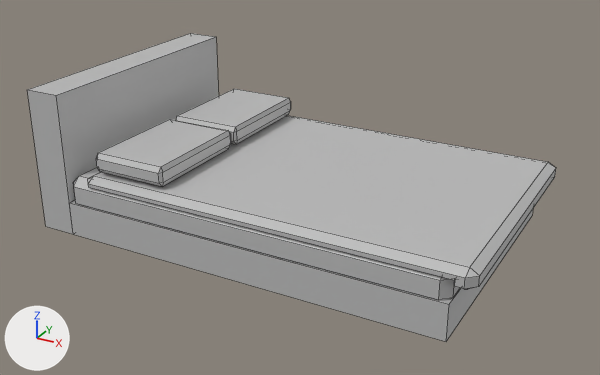
The FBX model A Few More Steps HR/Assets/Models/Home/Bed.fbx, before and after one commit.
Both versions are drawn from a 50 mm camera at (4.41, -7.28, 4.67) aimed at (-0.13, 0.98, 0.54). Every picture has the same lights, and +X, +Y and +Z are marked at lower left. Mesh edges are drawn as thin lines. Where no turn or scale is listed for an object, it has been applied to the vertices.

In view in the first picture: 'Bed'.
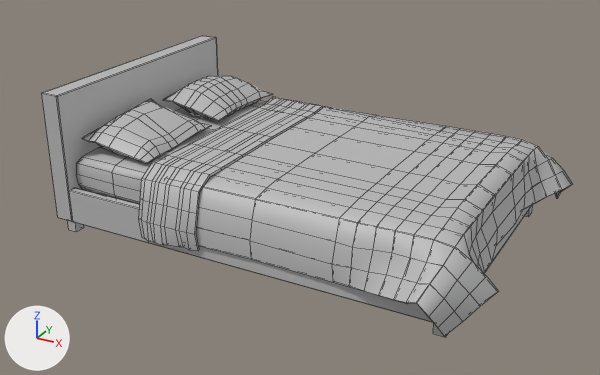
What differs and where, as boxes (x1, y1, x2, y2) in the pictures (600 x 375 px):
'Bed', reshaped, moved: before (27, 33, 556, 342); after (42, 35, 572, 337)
part 1 of me_mesh, added: after (433, 324, 448, 337)
part 2 of me_mesh, added: after (67, 220, 84, 232)
part 3 of me_mesh, rebuilt: before (88, 115, 556, 289); after (76, 100, 267, 204)
part 4 of me_mesh, rebuilt: before (73, 167, 460, 301); after (196, 107, 572, 336)
part 5 of me_mesh, rebuilt (8% narrower, 7% shorter): before (27, 33, 218, 234); after (42, 35, 218, 221)
part 6 of me_mesh, added: after (139, 97, 331, 251)
part 7 of me_mesh, added: after (82, 99, 211, 163)
part 8 of me_mesh, added: after (163, 75, 273, 121)
part 9 of me_mesh, added: after (484, 205, 532, 273)
part 10 of me_mesh, added: after (69, 188, 432, 322)
part 11 of me_mesh, deleted: before (69, 89, 533, 342)

Edits to the bpy script that builds the scene:
```text
Change me_mesh:
    used by ob_bed; location = (-0.215, 1.147, 0.868)
    remove me_mesh.from_pydata(...)  # 124 vertices, 124 faces; spans x -2.79..2.79, y -1.65..1.65, z -0.9..0.9
    add me_mesh.from_pydata(...)  # 1196 vertices, 1184 faces; spans x -2.79..2.79, y -2.11..2.11, z -0.88..0.88
    me_mesh part 1: a new loose piece, a box spanning x 2.2..2.33, y -1.64..-1.51, z -0.88..-0.74, in mat_lambert1 (grey #bcbcbc)
    me_mesh part 2: a new loose piece, a box spanning x -2.62..-2.49, y -1.64..-1.51, z -0.88..-0.74, in mat_lambert1 (grey #bcbcbc)
    me_mesh part 3: the loose piece of 36 vertices spanning x -2.08..2.79, y -1.65..1.65, z -0.32..-0.08 is rebuilt with 98 vertices and now spans x -2.55..2.23, y -1.55..1.54, z -0.41..0.13
    me_mesh part 4: the loose piece of 24 vertices spanning x -2.33..2.55, y -1.65..1.65, z -0.56..-0.13 is rebuilt with 408 vertices and now spans x -1.11..2.79, y -2.11..2.11, z -0.77..0.19
    me_mesh part 5: the loose piece of 8 vertices spanning x -2.79..-2.33, y -1.65..1.65, z -0.9..0.9 is rebuilt with 24 vertices and now spans x -2.79..-2.53, y -1.65..1.64, z -0.75..0.88
    me_mesh part 6: a new loose piece of 330 vertices spanning x -1.41..-0.58, y -1.79..1.74, z -0.65..0.21, in mat_lambert1 (grey #bcbcbc)
    me_mesh part 7: a new loose piece of 112 vertices spanning x -2.45..-1.47, y -1.41..-0.09, z 0.03..0.5, in mat_lambert1 (grey #bcbcbc)
    me_mesh part 8: a new loose piece of 112 vertices spanning x -2.44..-1.48, y 0.11..1.49, z 0.06..0.52, in mat_lambert1 (grey #bcbcbc)
    me_mesh part 9: a new loose piece of 24 vertices spanning x 2.24..2.34, y -1.65..1.64, z -0.75..-0.32, in mat_lambert1 (grey #bcbcbc)
    me_mesh part 10: a new loose piece of 24 vertices spanning x -2.53..2.24, y -1.66..-1.55, z -0.75..-0.32, in mat_lambert1 (grey #bcbcbc)
    me_mesh part 11
    56 vertices are removed from x -2.33..2.55, y -1.65..1.65, z -0.9..0.2
    58 faces are deleted
Change ob_bed:
    ob_bed.location: (-0.215, 1.147, 0.868) -> (-0.008, 1.154, 0.887)
```
